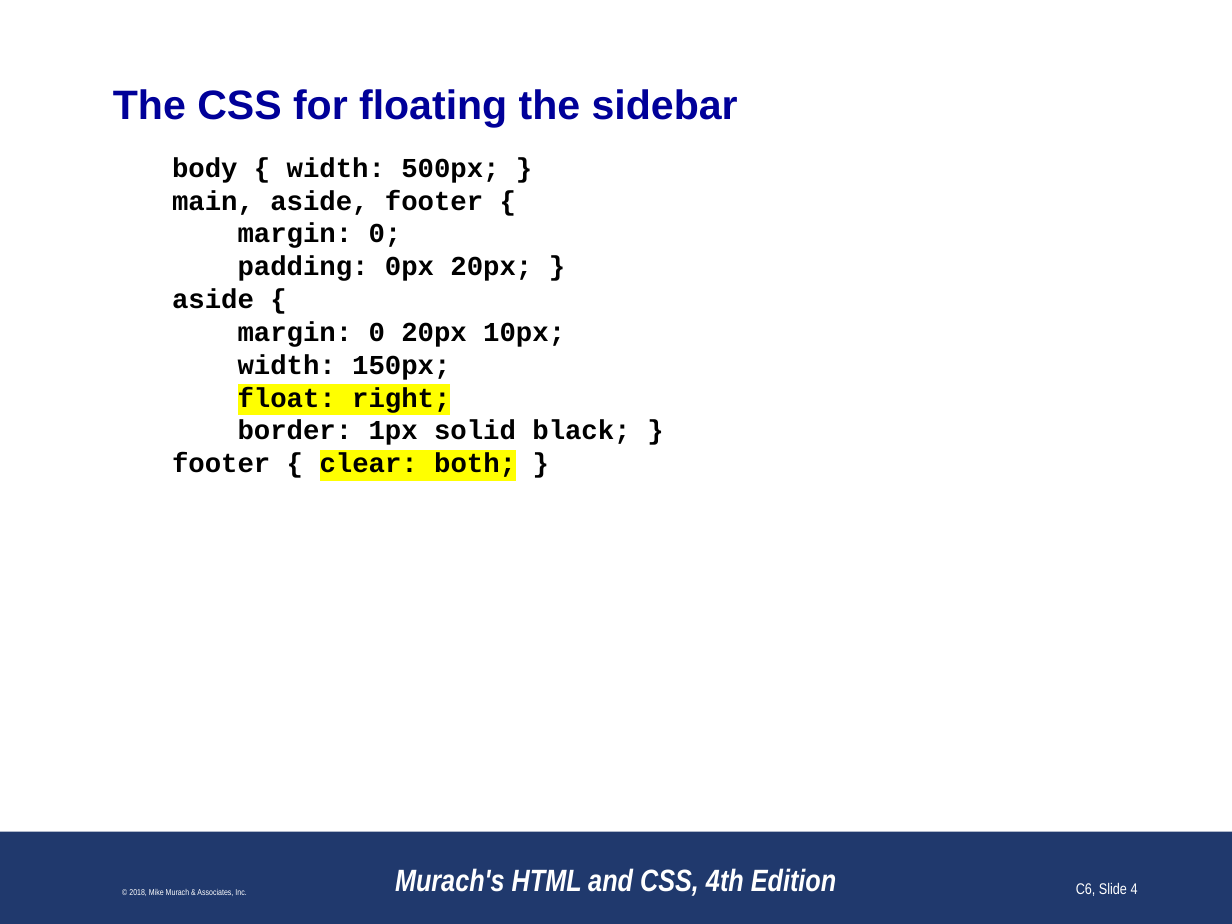
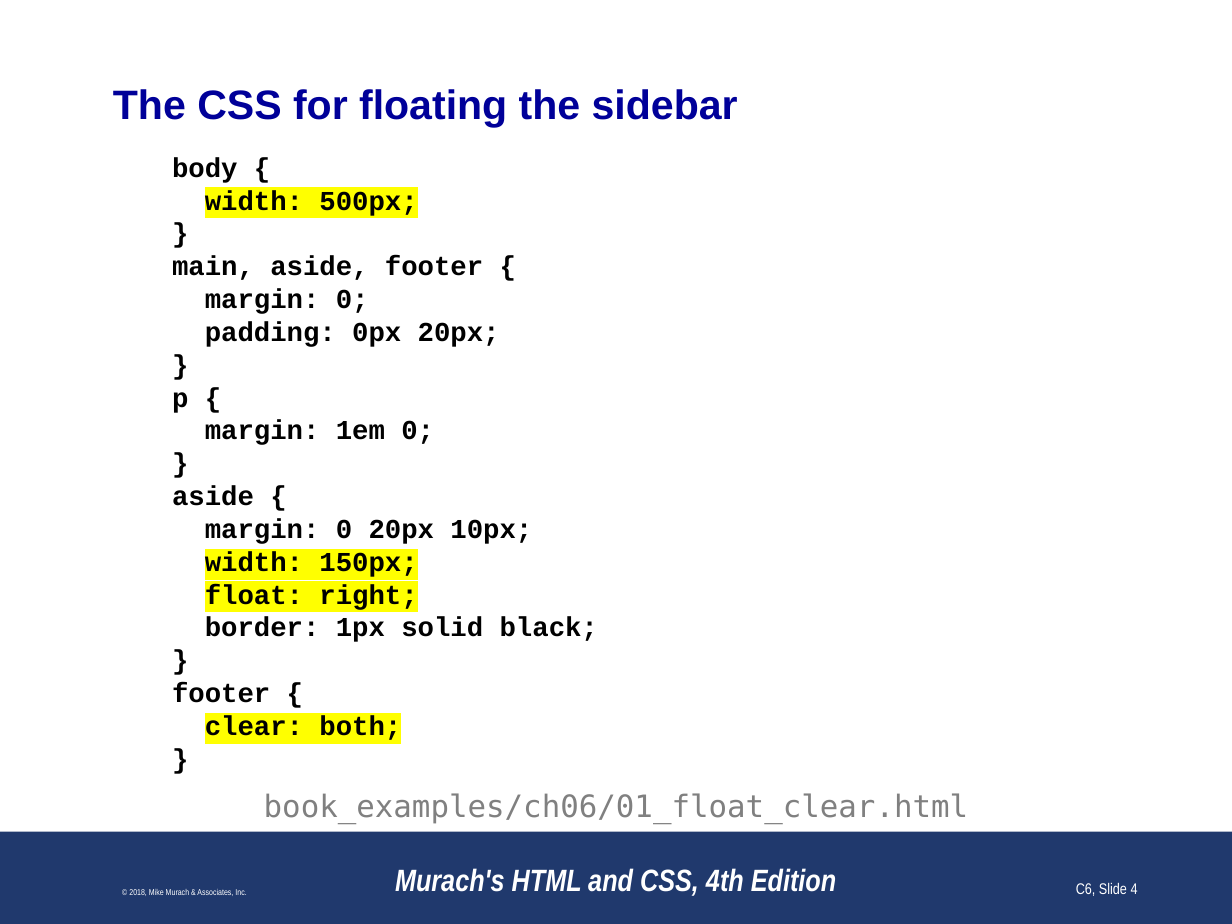
Before and after one commit to paulsmithkc/awd1000_base_lab_and_homework, a slide deck: slide 4 of murach_html_4e/slides/Chapter 6 slides (Revised).pptx. Drawn at 1232x924 pixels with LibreOffice and Linux fonts; fonts in the diff are those of the drawing; background and template pictures are left out. Boxes give left, top, right and bottom in pixels: in the first picture for what was removed or moved away, otherwise in the second. Text is boxed around its words. In the diff, an @@ line names an element or a change of style, - is before the commit and + after.

```diff
--- a/murach_html_4e/slides/Chapter 6 slides (Revised).pptx
+++ b/murach_html_4e/slides/Chapter 6 slides (Revised).pptx
@@ text at bbox=[172, 157, 417, 216]: text changed @@
-body { width: 500px; }
+body {
+width: 500px;
+}
@@ text at bbox=[172, 322, 500, 445]: text changed @@
-padding: 0px 20px; }
+padding: 0px 20px;
+}
+p {
+margin: 1em 0;
+}
@@ text at bbox=[205, 552, 417, 577]: highlight #FFFFFF to #FFFF00 in "width: 150px;" @@
@@ text at bbox=[172, 617, 598, 740]: text changed @@
-border: 1px solid black; }
-footer { clear: both; }
+border: 1px solid black;
+}
+footer {
+clear: both;
+}
@@ text added at bbox=[264, 793, 969, 824], 18 pt, text #808080 @@
+book_examples/ch06/01_float_clear.html
```
Also in this commit, not shown: 26 other slides changed, 1 slide added, 3 slides removed.
